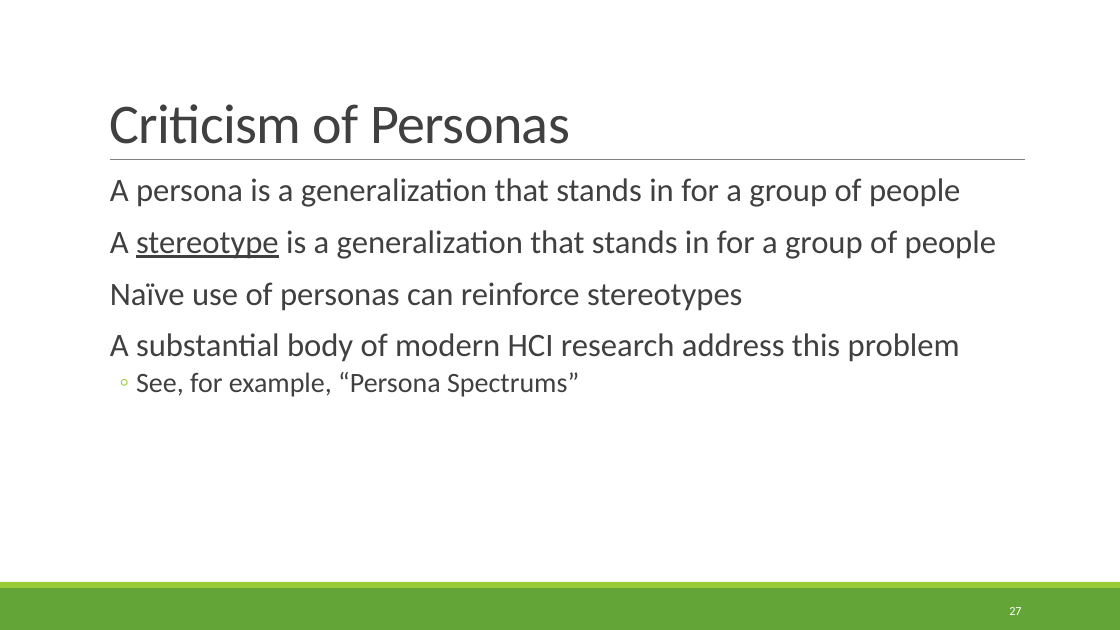
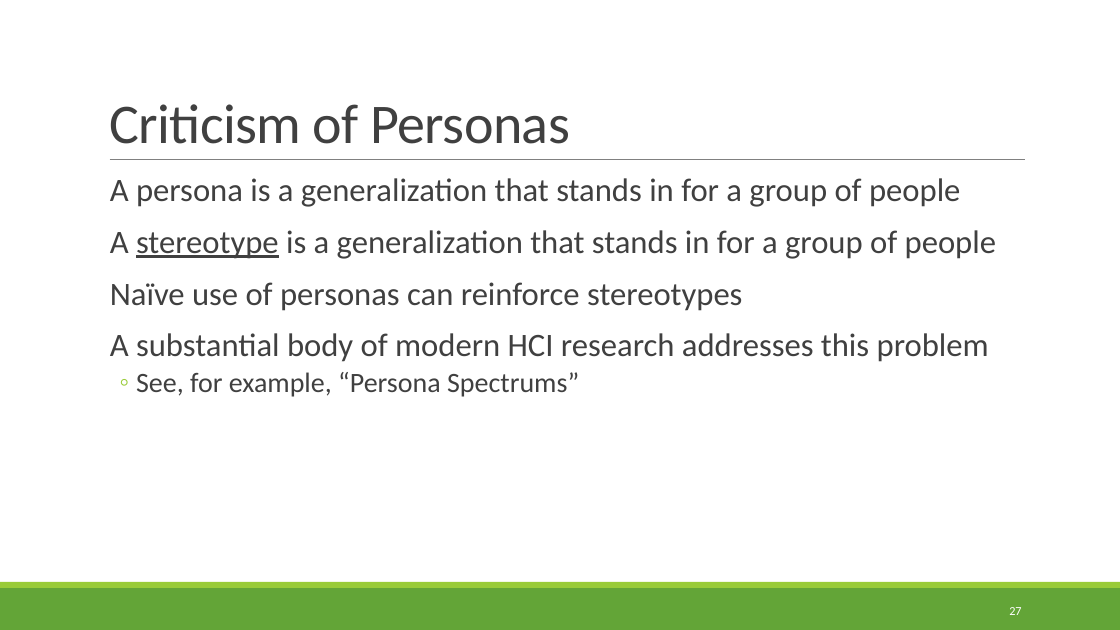
Before and after one commit to rbohrer/pl-course, a slide deck: slide 27 of LectureSlides/08Design1.pptx. Drawn at 1120x630 pixels with LibreOffice and Linux fonts; fonts in the diff are those of the drawing. Boxes give left, top, right and bottom in pixels: in the first picture for what was removed or moved away, otherwise in the second. Text is boxed around its words. In the diff, an @@ line names an element or a change of style, - is before the commit and + after.

```diff
--- a/LectureSlides/08Design1.pptx
+++ b/LectureSlides/08Design1.pptx
@@ text at <box>110,333,989,362</box>: text changed @@
-  A substantial body of modern HCI research address this problem
+  A substantial body of modern HCI research addresses this problem
```
Also in this commit, not shown: 1 other slide changed.
